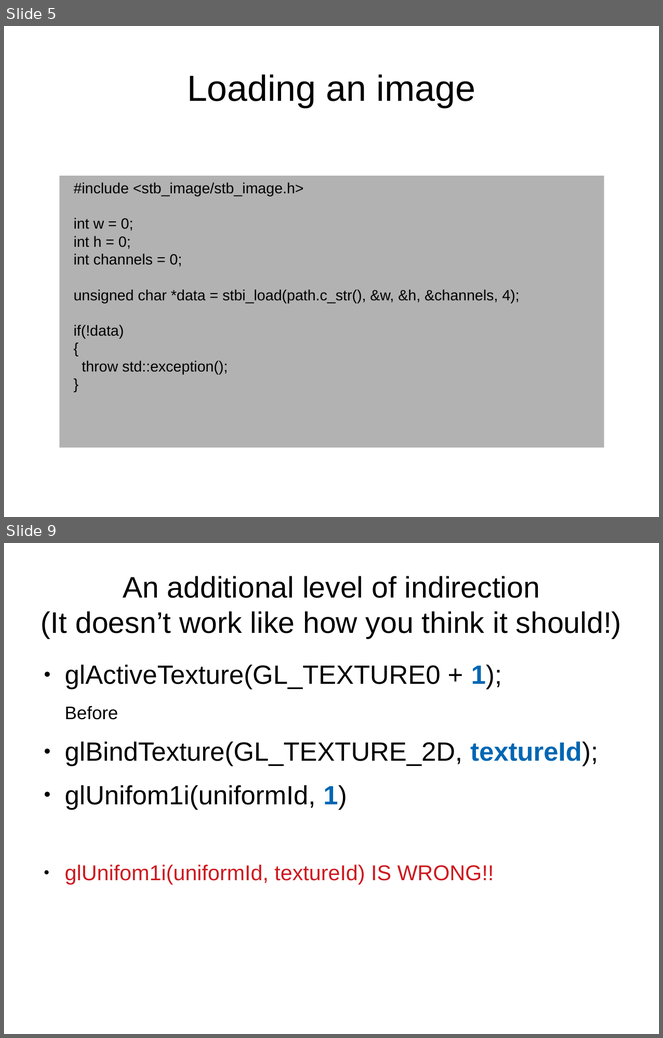
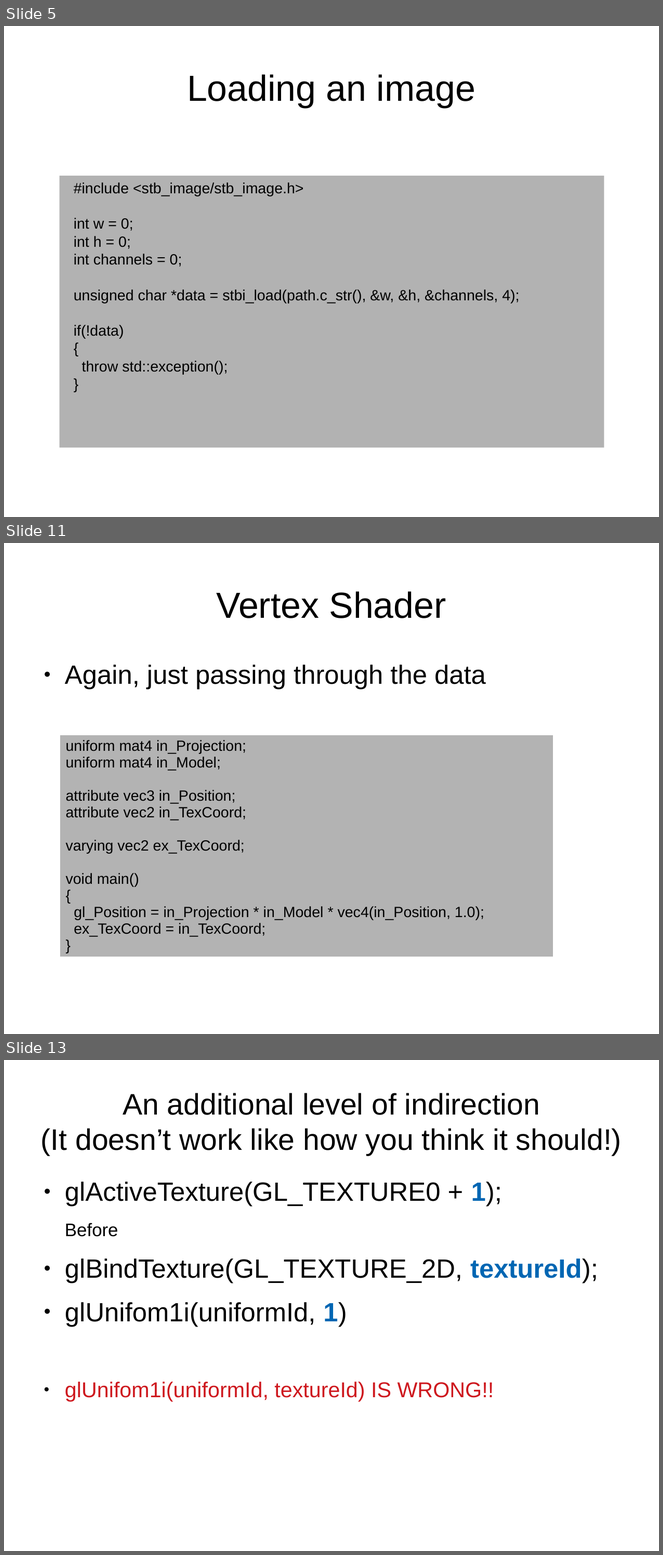
Before and after one commit to osen/creativelabs, a slide deck: 3dgp/3dgp-lec5.odp. Shown one above the other, each under a label of ours: slides 5 and 9 before the commit, slides 5, 11 and 13 after it; the slides between them are not shown. The pictures are 663x1038 and 663x1555 pixels, drawn with LibreOffice and Linux fonts; fonts in the diff are those of the drawing; background and template pictures are left out. Boxes give left, top, right and bottom in pixels: in the first picture for what was removed or moved away, otherwise in the second. Text is boxed around its words. In the diff, an @@ line names an element or a change of style, - is before the commit and + after.

```diff
--- a/3dgp/3dgp-lec5.odp
+++ b/3dgp/3dgp-lec5.odp
@@ slide 11 added at [4,543,659,1034], background #FFFFFF @@
@@ title added at [216,591,447,618], 44 pt, text #000000 @@
+Vertex Shader
@@ text added at [65,665,486,690], 32 pt, text #000000 @@
+● Again, just passing through the data
@@ table added at [60,735,553,955], 1 rows, 1 columns @@
+uniform mat4 in_Projection; / uniform mat4 in_Model; / attribute vec3 in_Position; / attribute vec2 in_TexCoord; / varying vec2 ex_TexCoord; / void main() / { / gl_Position = in_Projection * in_Model * vec4(in_Position, 1.0); / ex_TexCoord = in_TexCoord; / }
@@ what was slide 9 is now slide 13 @@
```
Also in this commit, not shown: 4 slides changed, 3 other slides added, 3 other files.
